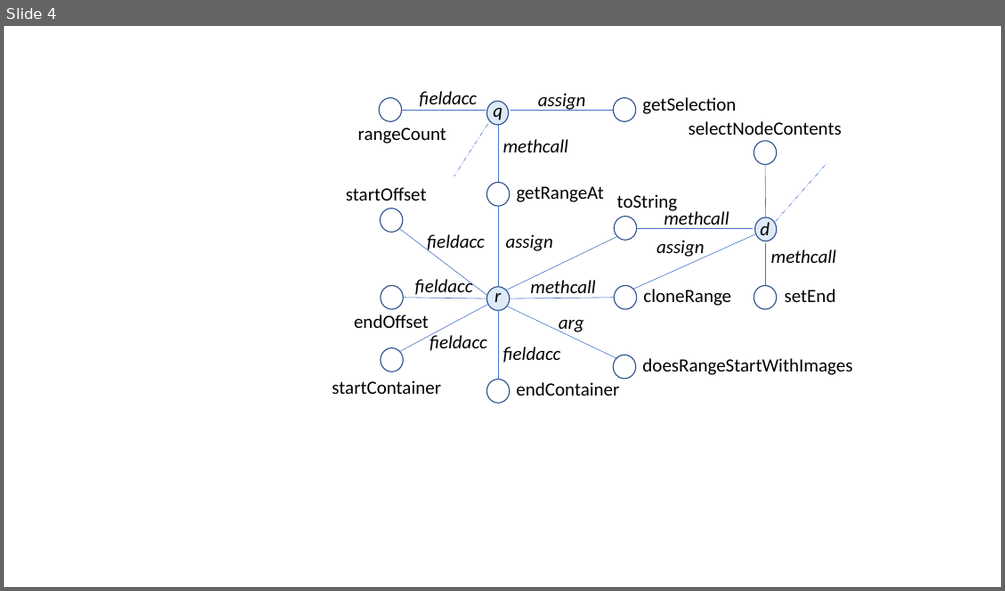
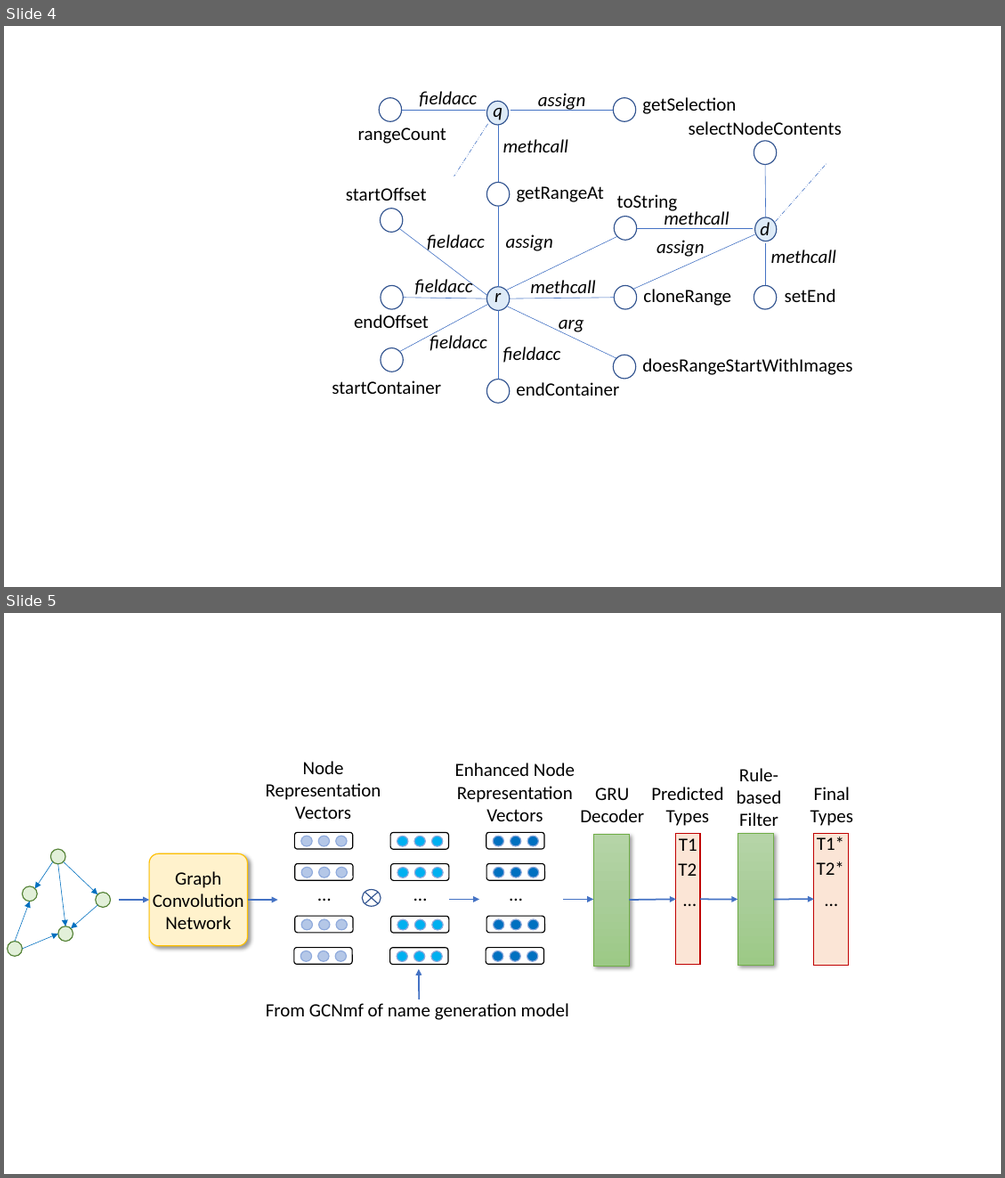
Before and after one commit to tien-n-nguyen/deminification, a slide deck: figures/figures.pptx. Shown one above the other, each under a label of ours: slide 4 before the commit, slides 4 and 5 after it. The pictures are 1005x591 and 1005x1178 pixels, drawn with LibreOffice and Linux fonts; fonts in the diff are those of the drawing. Boxes give left, top, right and bottom in pixels: in the first picture for what was removed or moved away, otherwise in the second. Text is boxed around its words. In the diff, an @@ line names an element or a change of style, - is before the commit and + after.

Commit message:
vtg model

```diff
--- a/figures/figures.pptx
+++ b/figures/figures.pptx
@@ slide 5 added at <box>4,613,1001,1174</box>, background #FFFFFF @@
@@ text added at <box>266,761,381,819</box>, 18 pt, text #000000 @@
+Node
+Representation
+Vectors
@@ text added at <box>455,763,574,821</box>, 18 pt, text #000000 @@
+Enhanced Node
+Representation
+Vectors
@@ text added at <box>736,768,782,826</box>, 18 pt, text #000000 @@
+Rule-
+based
+Filter
@@ text added at <box>580,787,644,822</box>, 18 pt, text #000000 @@
+GRU
+Decoder
@@ text added at <box>651,787,723,826</box>, 18 pt, text #000000 @@
+Predicted
+Types
@@ text added at <box>810,787,853,826</box>, 18 pt, text #000000 @@
+Final
+Types
@@ rectangle added at <box>593,834,629,965</box>, fill gradient #B5D5A7 to #AACE9A to #9CC987, outline #70AD47 0.5 pt @@
@@ rectangle added at <box>676,834,700,965</box>, fill #FBE5D6, outline #C00000 1 pt, 18 pt, text #000000 @@
+…
@@ text added at <box>679,838,697,851</box>, 18 pt, text #000000 @@
+T1
@@ rectangle added at <box>737,834,774,965</box>, fill gradient #B5D5A7 to #AACE9A to #9CC987, outline #70AD47 0.5 pt @@
@@ rectangle added at <box>814,833,849,965</box>, fill #FBE5D6, outline #C00000 1 pt, 18 pt, text #000000 @@
+…
@@ text added at <box>817,836,844,850</box>, 18 pt, text #000000 @@
+T1*
@@ rounded rectangle added at <box>149,854,247,946</box>, fill #FFF2CC, outline #FFC000 1 pt, 18 pt, text #000000 @@
+Graph
+Convolution
+Network
@@ group added at <box>294,832,353,964</box>: 12 ellipses, 4 rounded rectangles, 1 text @@
+…
@@ group added at <box>485,832,544,964</box>: 12 ellipses, 4 rounded rectangles, 1 text @@
+…
@@ text added at <box>678,863,696,876</box>, 18 pt, text #000000 @@
+T2
@@ text added at <box>817,861,844,875</box>, 18 pt, text #000000 @@
+T2*
@@ group added at <box>7,850,110,957</box>: 6 arrows, 5 ellipses @@
@@ arrow added from (119, 900) to (149, 900), #4472C4 1.5 pt @@
@@ arrow added from (248, 900) to (278, 900), #4472C4 1.5 pt @@
@@ flow chart summing junction added at <box>362,890,380,906</box>, outline #325491 1 pt @@
@@ arrow added from (449, 900) to (479, 900), #4472C4 1.5 pt @@
@@ arrow added from (563, 900) to (593, 900), #4472C4 1.5 pt @@
@@ arrow added from (629, 900) to (676, 900), #4472C4 1.5 pt @@
@@ arrow added from (700, 900) to (737, 900), #4472C4 1.5 pt @@
@@ arrow added from (774, 900) to (814, 899), #4472C4 1.5 pt @@
@@ arrow added from (419, 999) to (419, 969), #4472C4 1.5 pt @@
@@ group added at <box>266,833,569,1020</box>: 12 ellipses, 4 rounded rectangles, 2 texts @@
+…
+From GCNmf of name generation model
```
Also in this commit, not shown: 1 other file.
